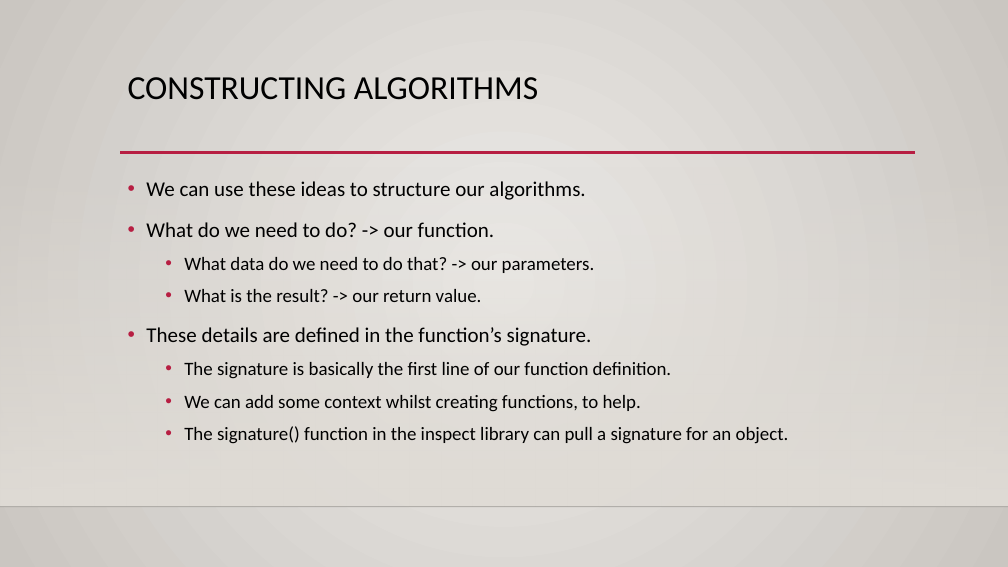
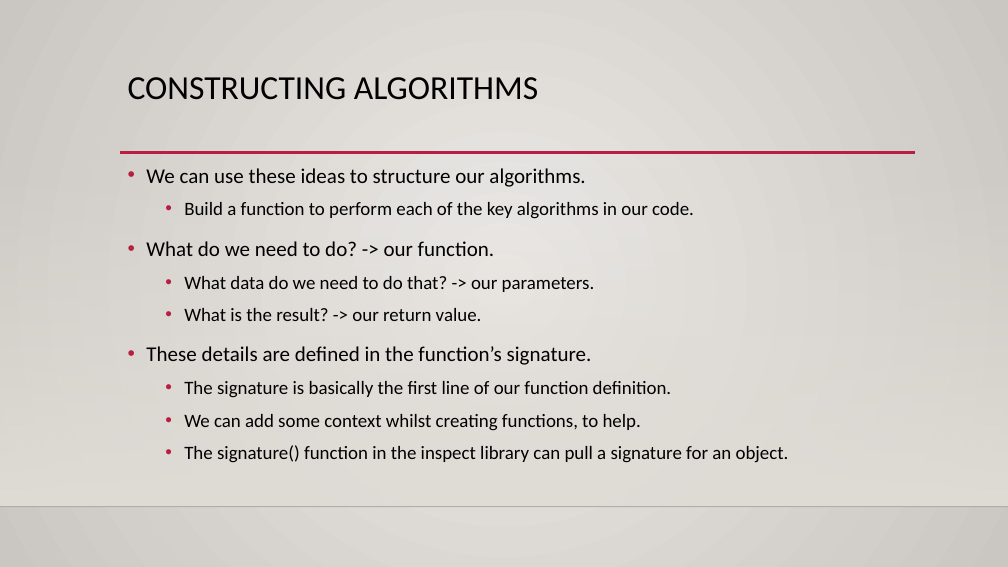
Before and after one commit to okohnkay/Programming_Basics_for_ML, a slide deck: slide 5 of course_material/slides/012_algo_interface_errors.pptx. Drawn at 1008x567 pixels with LibreOffice and Linux fonts; fonts in the diff are those of the drawing; background and template pictures are left out. Boxes give left, top, right and bottom in pixels: in the first picture for what was removed or moved away, otherwise in the second. Text is boxed around its words. In the diff, an @@ line names an element or a change of style, - is before the commit and + after.

```diff
--- a/course_material/slides/012_algo_interface_errors.pptx
+++ b/course_material/slides/012_algo_interface_errors.pptx
@@ text "We can use these ideas ...": place and size @@
-text "We can use these ideas ..." at bbox=[146, 181, 789, 444]
+text "We can use these ideas ..." at bbox=[146, 168, 789, 463]
@@ text at bbox=[184, 202, 694, 219]: paragraph added @@
+  • Build a function to perform each of the key algorithms in our code.
```
Also in this commit, not shown: 1 other slide changed, 3 other files.
